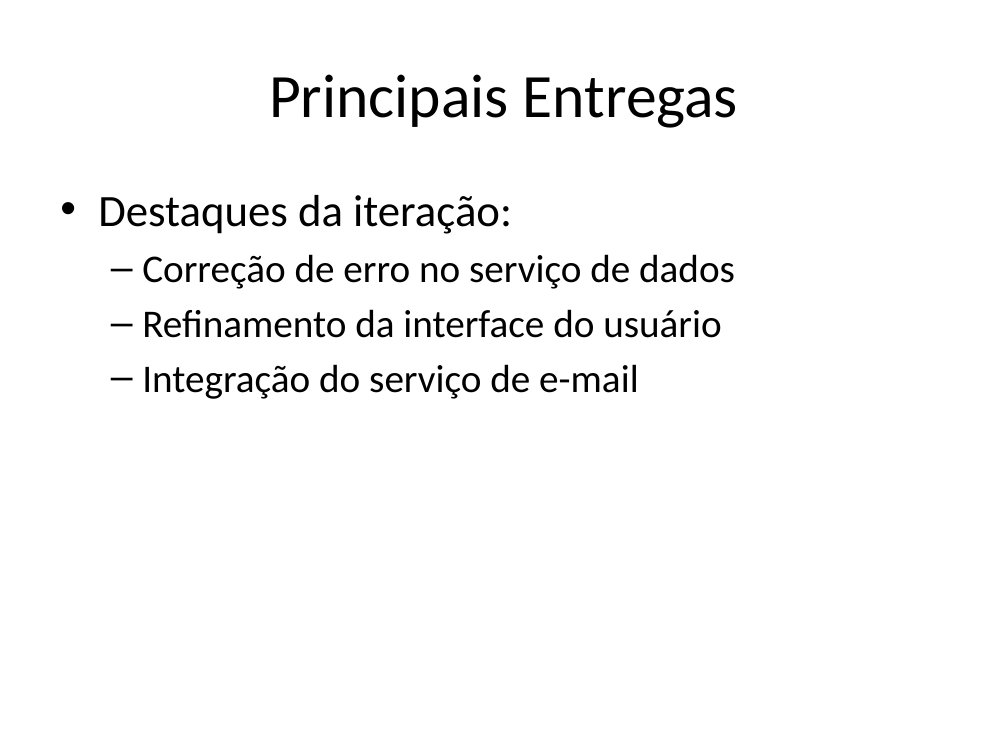
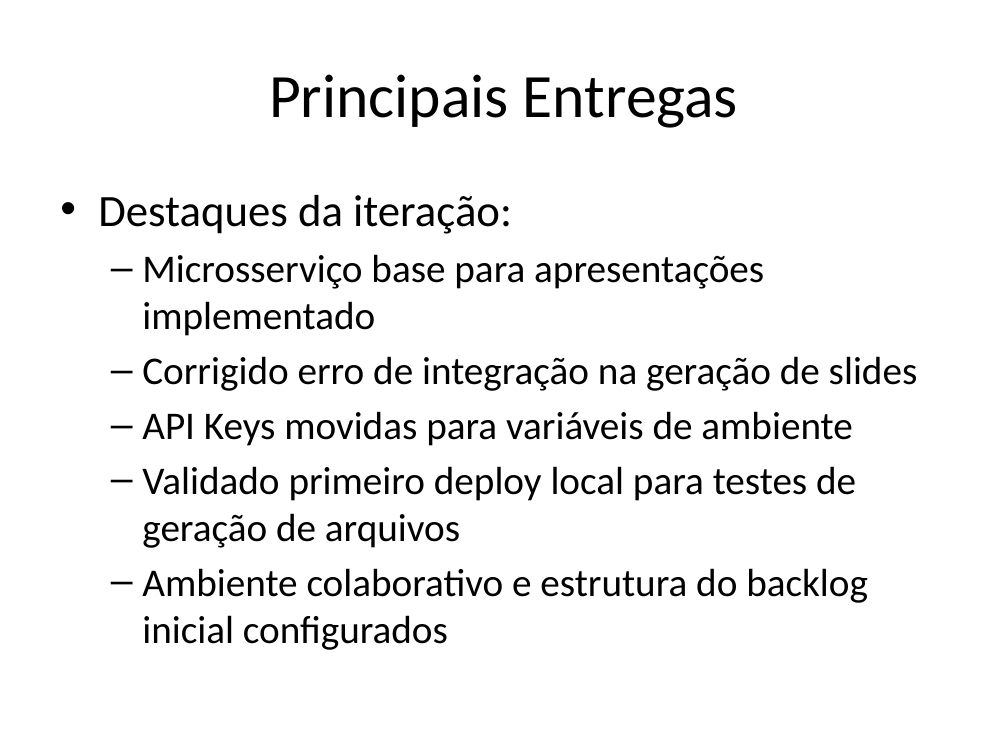
Before and after one commit to ronaldovieira2505-rgb/Modulo4-Apresentacoes-rep1, a slide deck: slide 2 of Sprint_Review_Inteligente.pptx. Drawn at 1008x756 pixels with LibreOffice and Linux fonts; fonts in the diff are those of the drawing. Boxes give left, top, right and bottom in pixels: in the first picture for what was removed or moved away, otherwise in the second. Text is boxed around its words. In the diff, an @@ line names an element or a change of style, - is before the commit and + after.

```diff
--- a/Sprint_Review_Inteligente.pptx
+++ b/Sprint_Review_Inteligente.pptx
@@ text at (142,254,918,650): text changed @@
-  – Correção de erro no serviço de dados
-  – Refinamento da interface do usuário
-  – Integração do serviço de e-mail
+  – Microsserviço base para apresentações implementado
+  – Corrigido erro de integração na geração de slides
+  – API Keys movidas para variáveis de ambiente
+  – Validado primeiro deploy local para testes de geração de arquivos
+  – Ambiente colaborativo e estrutura do backlog inicial configurados
```
Also in this commit, not shown: 1 other file.
